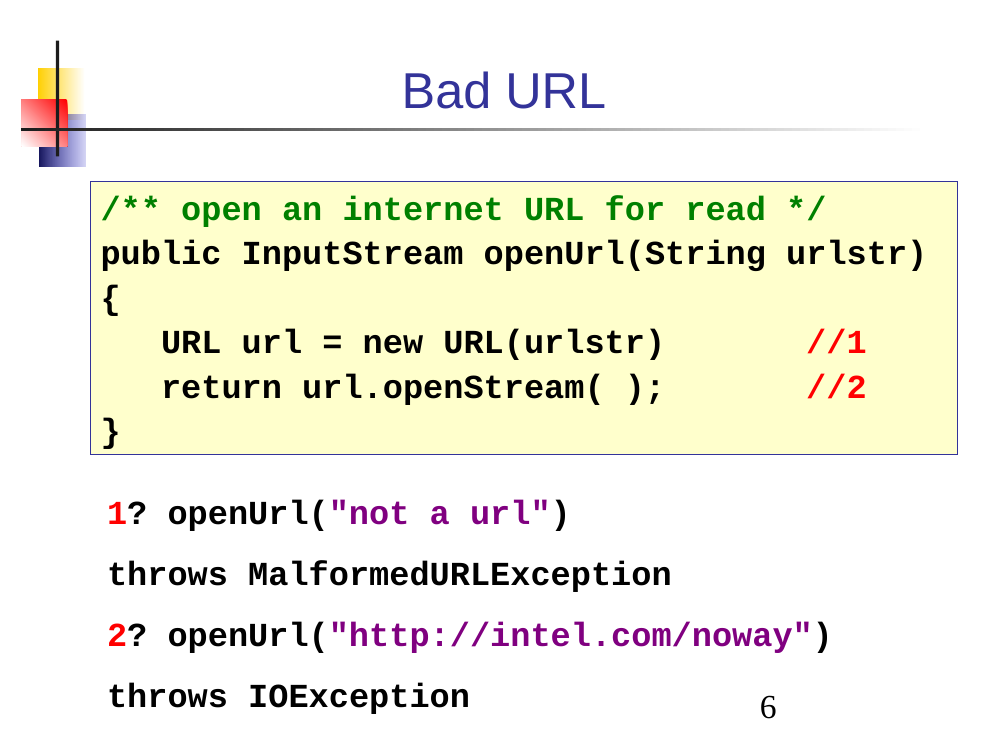
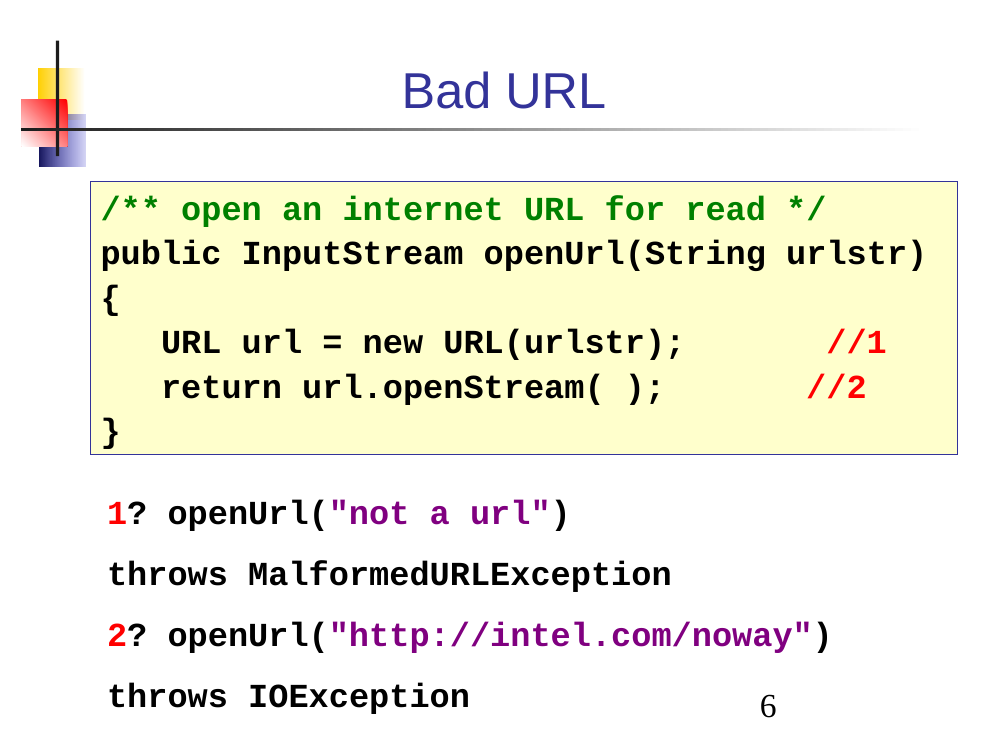
Before and after one commit to skeoop/skeoop.github.io, a slide deck: slide 6 of week7/Exceptions.ppt. Drawn at 1008x756 pixels with LibreOffice and Linux fonts; fonts in the diff are those of the drawing. Boxes give left, top, right and bottom in pixels: in the first picture for what was removed or moved away, otherwise in the second. Text is boxed around its words. In the diff, an @@ line names an element or a change of style, - is before the commit and + after.

```diff
--- a/week7/Exceptions.ppt
+++ b/week7/Exceptions.ppt
@@ text in rectangle at [161,329,887,360]: text changed @@
-URL url = new URL(urlstr) //1
+URL url = new URL(urlstr); //1
```
Also in this commit, not shown: 43 other slides changed, 4 other files.
